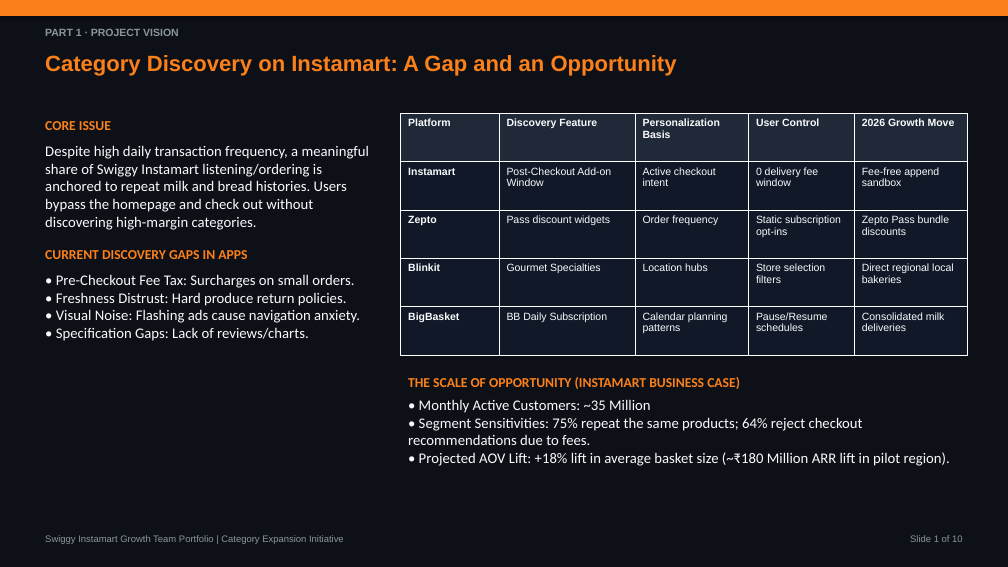
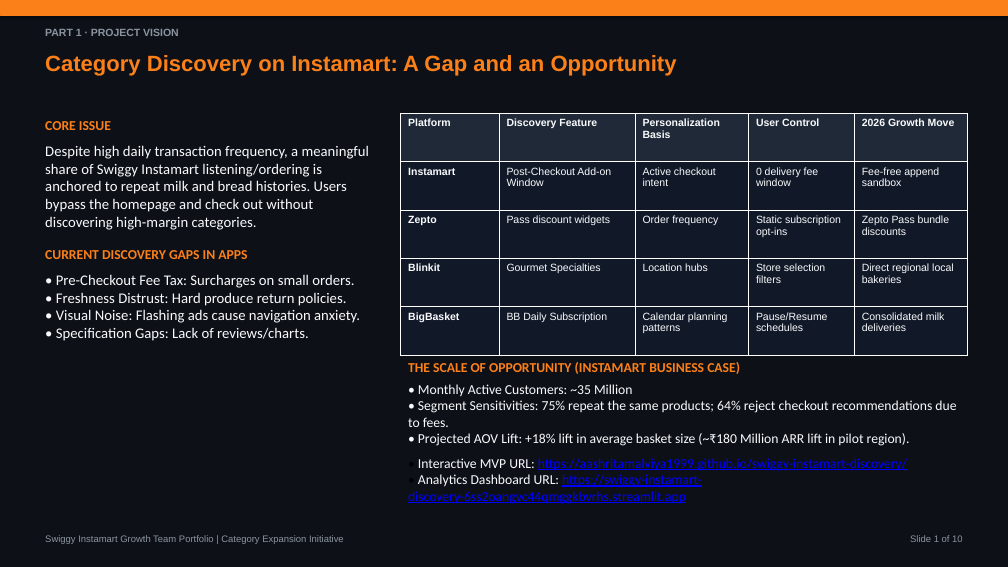
Before and after one commit to aashritamalviya1999/swiggy-instamart-discovery, a slide deck: slide 1 of NL Swiggy Instamart.pptx. Drawn at 1008x567 pixels with LibreOffice and Linux fonts; fonts in the diff are those of the drawing. Boxes give left, top, right and bottom in pixels: in the first picture for what was removed or moved away, otherwise in the second. Text is boxed around its words. In the diff, an @@ line names an element or a change of style, - is before the commit and + after.

Commit message:
Configure active text-run hyperlinks for PowerPoint presentation URLs

```diff
--- a/NL Swiggy Instamart.pptx
+++ b/NL Swiggy Instamart.pptx
@@ text "THE SCALE OF OPPORTUNITY (INSTAMART ...": place and size @@
-text "THE SCALE OF OPPORTUNITY (INSTAMART ..." at [408,377,950,466]
+text "THE SCALE OF OPPORTUNITY (INSTAMART ..." at [408,362,956,504]
@@ text at [408,384,956,446]: size 14 to 13 pt in "• Monthly Active Customers: ~35 Million • ..."; more space between paragraphs @@
@@ text at [408,458,907,504]: paragraphs added @@
+• Interactive MVP URL: https://aashritamalviya1999.github.io/swiggy-instamart-discovery/
+• Analytics Dashboard URL: https://swiggy-instamart-discovery-6ss2oangvc44qmggkbvrhs.streamlit.app
```
Also in this commit, not shown: 2 other slides changed, 1 other file.
